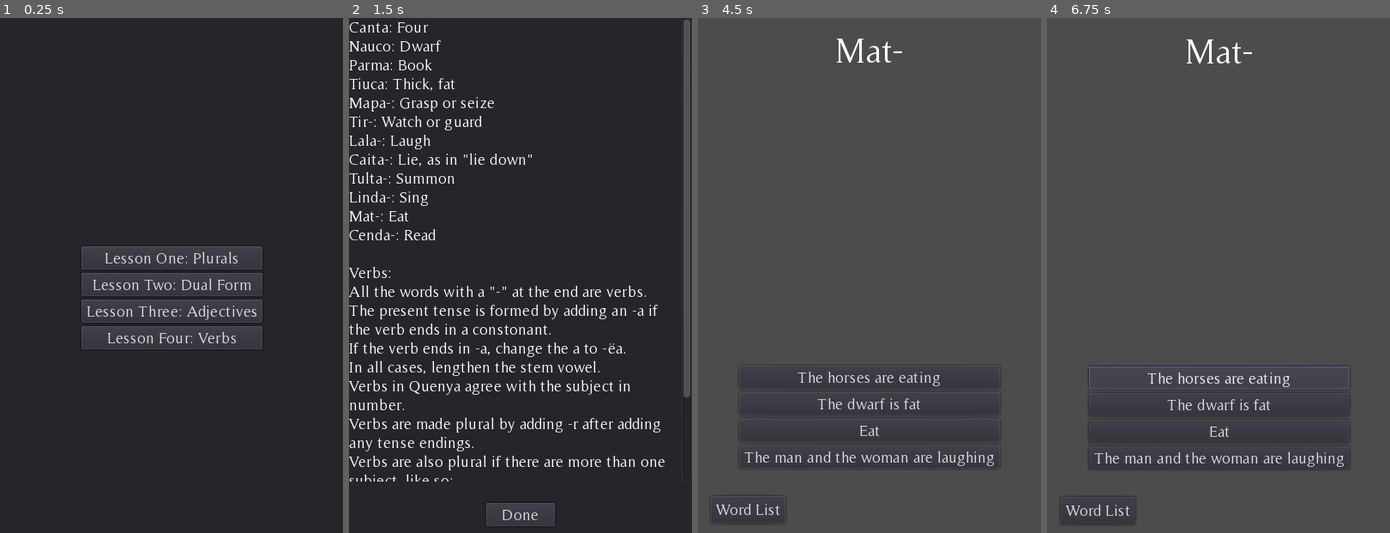
Above: before the commit, frames 1-4 (left to right).
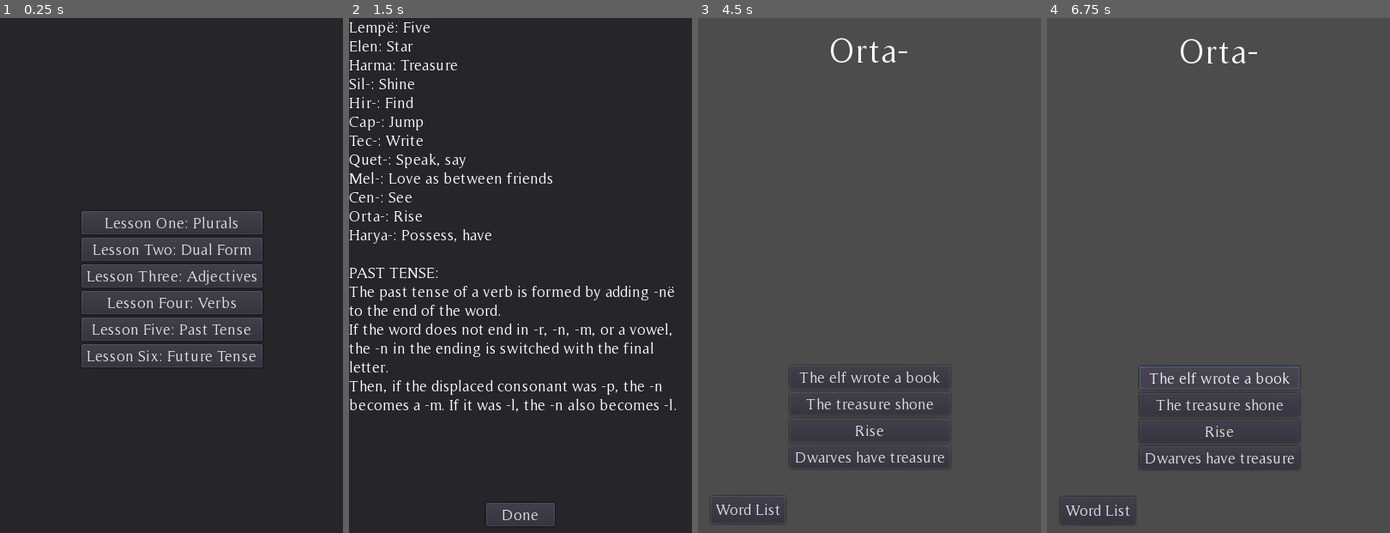
Above: after the commit, the same moments.

Repository: the-alex-g/QuenyaFlashcards
Game: Godot game, scene res://Main.tscn
Same seed, same stepped clock (60 frames per second), same inputs: the game is played once before the commit and once after it. This scene is started directly instead of the project's main scene.
Inputs (mouse positions are in pixels of both pictures, inside the frame that each line leads up to):
- Up to frame 1 (0.25 s): no input
- Up to frame 2 (1.5 s): click (520, 327) at 0.5 s, where only the run after the commit has a clickable "Lesson Five: Past Tense"; click "The horses are eating" (after the commit: "The elf wrote a book") at 1.25 s
- Up to frame 3 (4.5 s): click "The dwarf is fat" (after the commit: "The treasure shone") at 2 s; click "Eat" (after the commit: "Rise") at 2.75 s; click "The man and the woman are lau…" (after the commit: "Dwarves have treasure") at 3.5 s; click "Done" at 4.25 s
- Up to frame 4 (6.75 s): click "Word List" at 5 s; click "Done" at 5.75 s; click "The horses are eating" (after the commit: "The elf wrote a book") at 6.5 s

The runs differ from the first frame. In frame 1, 8.2% of the frame differs, in the area x 23-77%, y 37-68%; in frame 2, 12%, in the area x 0-100%, y 0-90%; in frame 3, 1.9%; in frame 4, 2.2%.

Commit message:
Add new lessons

Diff:
--- a/project/Main.tscn
+++ b/project/Main.tscn
@@ -97,7 +97,6 @@
 text = "Done"
 
 [node name="LessonPanel" type="Panel" parent="."]
-visible = false
 anchor_right = 1.0
 anchor_bottom = 1.0
 margin_left = 0.264862
@@ -111,41 +110,55 @@
 anchor_top = 0.5
 anchor_right = 0.5
 anchor_bottom = 0.5
-margin_left = -20.0
-margin_top = -34.0
-margin_right = 20.0
-margin_bottom = 34.0
+margin_left = -102.0
+margin_top = -75.5
+margin_right = 102.0
+margin_bottom = 75.5
 grow_horizontal = 2
 __meta__ = {
 "_edit_use_anchors_": false
 }
 
 [node name="LessonButton" parent="LessonPanel/VBoxContainer" instance=ExtResource( 3 )]
-margin_right = 217.0
-margin_bottom = 24.0
+margin_right = 204.0
+margin_bottom = 27.0
 text = "Lesson One: Plurals"
 lesson_number = 2
 
 [node name="LessonButton2" parent="LessonPanel/VBoxContainer" instance=ExtResource( 3 )]
-margin_top = 28.0
-margin_right = 217.0
-margin_bottom = 52.0
+margin_top = 31.0
+margin_right = 204.0
+margin_bottom = 58.0
 text = "Lesson Two: Dual Form"
 lesson_number = 3
 
 [node name="LessonButton3" parent="LessonPanel/VBoxContainer" instance=ExtResource( 3 )]
-margin_top = 28.0
-margin_right = 217.0
-margin_bottom = 52.0
+margin_top = 62.0
+margin_right = 204.0
+margin_bottom = 89.0
 text = "Lesson Three: Adjectives"
 lesson_number = 4
 
 [node name="LessonButton4" parent="LessonPanel/VBoxContainer" instance=ExtResource( 3 )]
-margin_top = 28.0
-margin_right = 217.0
-margin_bottom = 52.0
+margin_top = 93.0
+margin_right = 204.0
+margin_bottom = 120.0
 text = "Lesson Four: Verbs"
 lesson_number = 5
+
+[node name="LessonButton5" parent="LessonPanel/VBoxContainer" instance=ExtResource( 3 )]
+margin_top = 124.0
+margin_right = 204.0
+margin_bottom = 151.0
+text = "Lesson Five: Past Tense"
+lesson_number = 6
+
+[node name="LessonButton6" parent="LessonPanel/VBoxContainer" instance=ExtResource( 3 )]
+margin_top = 155.0
+margin_right = 204.0
+margin_bottom = 182.0
+text = "Lesson Six: Future Tense"
+lesson_number = 7
 
 [node name="Correct" type="AudioStreamPlayer" parent="."]
 stream = ExtResource( 6 )
@@ -185,4 +198,6 @@
 [connection signal="custom_pressed" from="LessonPanel/VBoxContainer/LessonButton2" to="." method="_on_LessonButton_pressed"]
 [connection signal="custom_pressed" from="LessonPanel/VBoxContainer/LessonButton3" to="." method="_on_LessonButton_pressed"]
 [connection signal="custom_pressed" from="LessonPanel/VBoxContainer/LessonButton4" to="." method="_on_LessonButton_pressed"]
+[connection signal="custom_pressed" from="LessonPanel/VBoxContainer/LessonButton5" to="." method="_on_LessonButton_pressed"]
+[connection signal="custom_pressed" from="LessonPanel/VBoxContainer/LessonButton6" to="." method="_on_LessonButton_pressed"]
 [connection signal="timeout" from="LessonFinishedTimer" to="." method="_on_LessonFinishedTimer_timeout"]
--- a/project/WordList.gd
+++ b/project/WordList.gd
@@ -2,7 +2,7 @@
 extends Node
 
 # constants
-const LESS_2_WORDS := { # Plurals
+const LESS_2_WORDS := { # nouns and articles
 	'Minë':'One',
 	'Anar':'The sun',
 	'Isil':'The moon',
@@ -17,7 +17,7 @@
 	'Tasar':'Willow',
 	'Nu':'Under',
 }
-const LESS_2_EXERCISES := { # Plurals
+const LESS_2_EXERCISES := { # plurals
 	'Eldar':'Elves',
 	'Lier':'Races (peoples)',
 	'Vendi':'Maidens',
@@ -27,7 +27,7 @@
 	'Tasari':'Willows',
 }
 const LESS_2_RULES := 'PLURALS: \nIf the word ends in a vowel or ie, but not just e, \nadd -r to the end of the word. \nIf the word ends in a consonant, add -i.'
-const LESS_3_WORDS := { # Dual forms
+const LESS_3_WORDS := { # more nouns
 	'Atta':'Two',
 	'Hen (hend-)':'Eye',
 	'Ranco':'Arm',
@@ -41,7 +41,7 @@
 	'Alda':'Tree',
 	'Oron (oront-)':'Mountain',
 }
-const LESS_3_EXERCISES := { # Dual forms and plurals
+const LESS_3_EXERCISES := { # dual forms and plurals
 	'Hendu':'Hands (dual)',
 	'Rancot':'Arms (dual)',
 	'Andu':'Gates (dual)',
@@ -60,7 +60,7 @@
 	'Aldar':'Trees',
 }
 const LESS_3_RULES := 'DUAL FORMS: \nDual forms are used to refer to naturally occuring pairs. \nIf the word ends in a  …(373 unchanged characters)…
-const LESS_4_WORDS := { #Adjectives
+const LESS_4_WORDS := { # adjectives
 	'Neldë':'Three',
 	'Ná':'Is',
 	'Nar':'Are',
@@ -75,13 +75,13 @@
 	'Morë':'Black',
 	'Firin':'Dead',
 }
-const LESS_4_EXERCISES := {
+const LESS_4_EXERCISES := { # adjectives
 	'̈́Firini neri':'Dead men',
 	'I roccor nar ninqui':'The horses are white',
 	'Eldar nar sailë':'Elves are wise',
 	'I oron ná alta':'The mountain is big',
 	'Vanya aiwë':'Beautiful bird',
-	'I elen ná calima':'The star is bright',
+	'Anar ná calima':'The sun is bright',
 	'Aran taura':'Mighty king',
 }
 const LESS_4_RULES := 'ADJECTIVES: \nCopulas, like "is" or "are" are not necessary. \nIf the noun the adjective is desc …(364 unchanged characters)…
@@ -108,4 +108,52 @@
 	'I nér ar i nís lálëar':'The man and the woman are laughing',
 	'I aran túltëa i tári':'The king is summoning the queen',
 }
-const LESS_5_RULES := 'Verbs:\nAll the words with a "-" at the end a …(548 unchanged characters)…
+const LESS_5_RULES := 'VERBS and PRESENT TENSE:\nAll the words with a "-" at the end a …(548 unchanged characters)…
+const LESS_6_WORDS := { # more verbs
+	'Lempë':'Five',
+	'Elen':'Star',
+	'Harma':'Treasure',
+	'Sil-':'Shine',
+	'Hir-':'Find',
+	'Cap-':'Jump',
+	'Tec-':'Write',
+	'Quet-':'Speak, say',
+	'Mel-':'Love as between friends',
+	'Cen-':'See',
+	'Orta-':'Rise',
+	'Harya-':'Possess, have',
+}
+const LESS_6_EXERCISES := { # past tense
+	'I elen sila':'The star is shining',
+	'I elda tencë parma':'The elf wrote a book',
+	'Lempë naucor campër':'Five dwarves jumped',
+	'I harma sillë':'The treasure shone',
+	'Elda cennë ninquë aiwë':'An elf saw a white bird',
+	'Naucor haryëar harma':'Dwarves have treasure',
+	'Canta eldar ar neldë naucor lindanër':'Four elves and three dwarves sang',
+}
+const LESS_6_RULES := 'PAST TENSE:\nThe past tense of a verb is formed by adding -në to the end of the word.\nIf the word does not end in -r, -n, -m, or a vowel, the -n in the ending is switched with the final letter.\nThen, if the displaced consonant was -p, the -n becomes a -m. If it was -l, the -n also becomes -l.'
+const LESS_7_WORDS := { # more verbs
+	'Enquë':'Six',
+	'Ilya':'All, every',
+	'Rimba':'Numerous, many',
+	'Atan':'Man (as from the race of men)',
+	'Ohtar':'Warrior',
+	'Rá (ráv-)':'Lion',
+	'Ambar':'The world',
+	'Hrávë':'Flesh',
+	'Macil':'Sword',
+	'Fir-':'Die',
+	'Tur-':'Control',
+	'Or':'Over, above',
+}
+const LESS_7_EXERCISES := { # future and aorist tenses
+	'I ohtar haryëa macil or i rá':'The warrior has a sword over the lion',
+	'Rávi matir hrávë':'Lions eat flesh',
+	'Ilyë eleni silir':'All stars shine',
+	'I atan firuva':'The man will die',
+	'Rimbë ohtari firuvar':'Many warriors will die',
+	'I elda cenuva enquë aiwer':'The elf will be seeing six birds',
+	'I aiwer linduvar':'The birds will sing',
+}
+const LESS_7_RULES := 'FUTURE and AORIST TENSES:\nThe future tense of a verb is formed by adding -uva to the end of the word.\nIf the verb ends in -a, but that -a is not the only vowel in the stem, remove the final -a.\nThe Aorist tense is used to denote an action such as "eats", instead of the present-tense form "is eating".\nTo form the Aorist tense, verbs ending in -a stay the same. If the verb ends in a consonant but is not plural, add -ë to the end. If the verb does need to be plural, the -ë becomes -i.'
